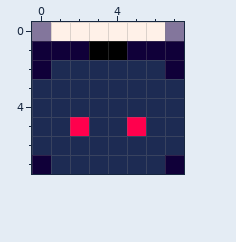
File history of a pixel-art sprite, Assets/Sprite/tile_0112.png. This is how it looked before the edit.
The file is 8x8 pixels.
The same view after the edit:
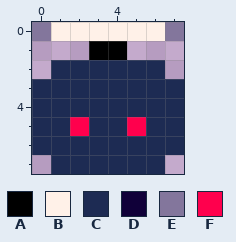
Palette (. is transparent): A #000000  B #fff1e8  C #1d2b53  D #100039  E #83769c  F #ff004d
Change:
@@ x 0..7 @@
 0 EBBBBBBE
-1 DDDAADDD
-2 DCCCCCCD
+1 ...AA...
+2 .CCCCCC.
 3 CCCCCCCC
@@ x 0..7 @@
 6 CCCCCCCC
-7 DCCCCCCD
+7 .CCCCCC.
Pixel boxes of the changes (left, top, right, bottom) in both pictures:
erased: (32, 41, 184, 79)
erased: (32, 155, 51, 174)
erased: (165, 155, 184, 174)
